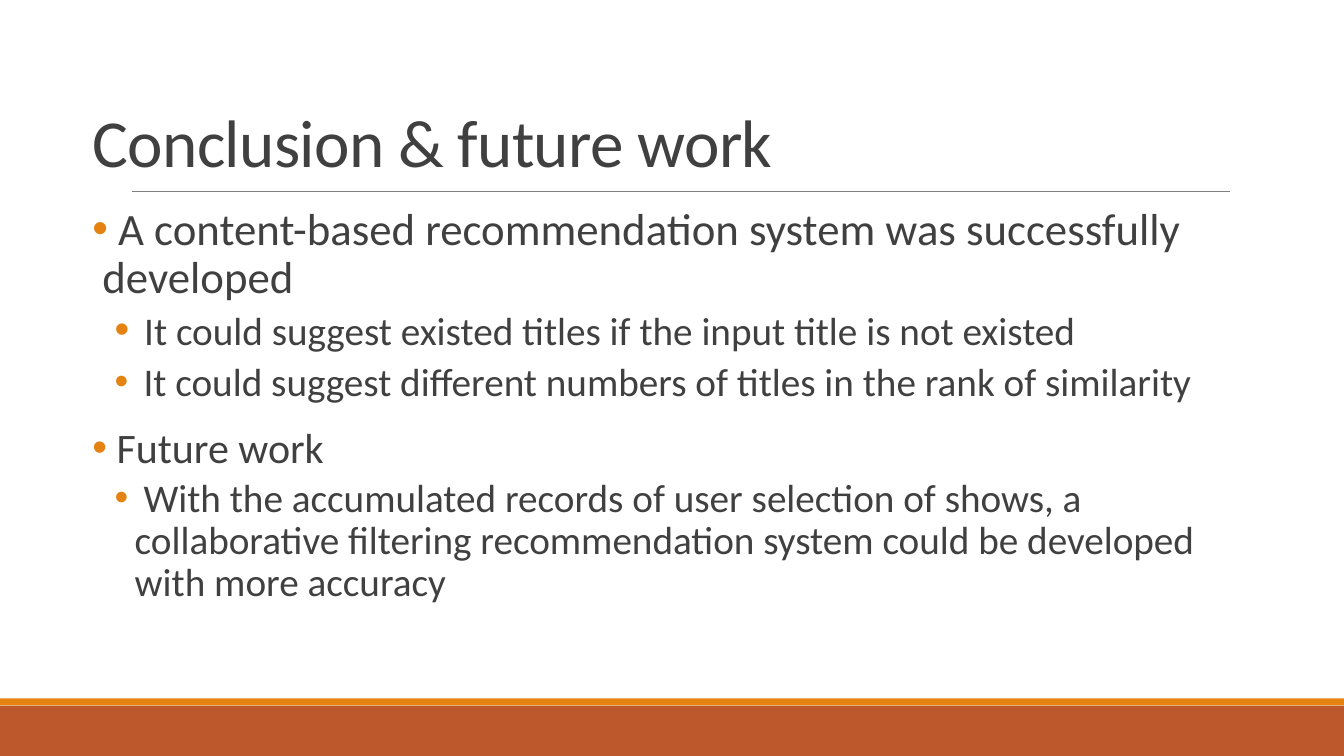
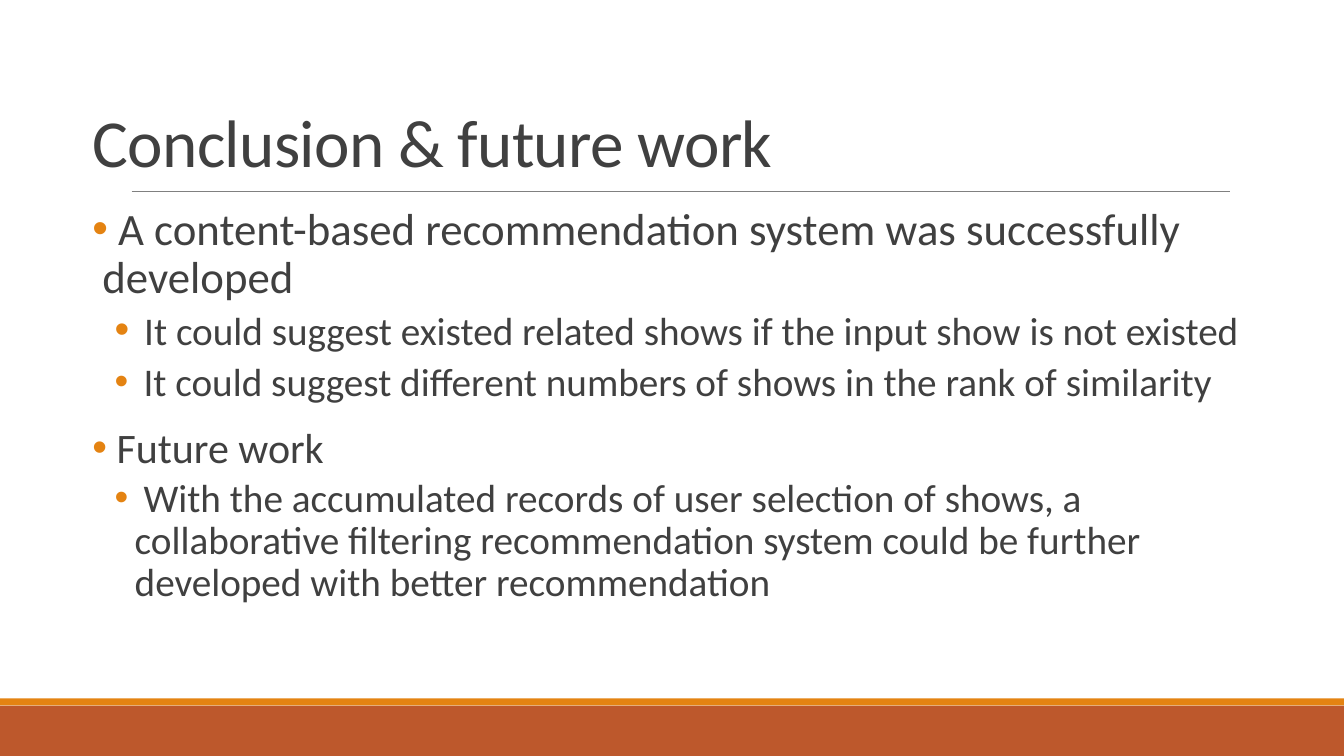
Before and after one commit to eegshou/proj5, a slide deck: slide 9 of Presentation_project5.pptx (slide 10 before the commit). Drawn at 1344x756 pixels with LibreOffice and Linux fonts; fonts in the diff are those of the drawing. Boxes give left, top, right and bottom in pixels: in the first picture for what was removed or moved away, otherwise in the second. Text is boxed around its words. In the diff, an @@ line names an element or a change of style, - is before the commit and + after.

```diff
--- a/Presentation_project5.pptx
+++ b/Presentation_project5.pptx
@@ text at [144,317,1238,403]: text changed @@
-  • It could suggest existed titles if the input title is not existed
-  • It could suggest different numbers of titles in the rank of similarity
+  • It could suggest existed related shows if the input show is not existed
+  • It could suggest different numbers of shows in the rank of similarity
@@ text at [135,484,1140,603]: text changed @@
-  • With the accumulated records of user selection of shows, a collaborative filtering recommendation system could be developed with more accuracy
+  • With the accumulated records of user selection of shows, a collaborative filtering recommendation system could be further developed with better recommendation
```
Also in this commit, not shown: 7 other slides changed, 1 slide removed, 1 other file.
